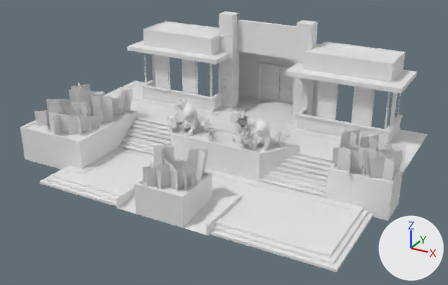
What one commit did to the FBX model Assets/Models/Shops/Chinese.fbx.
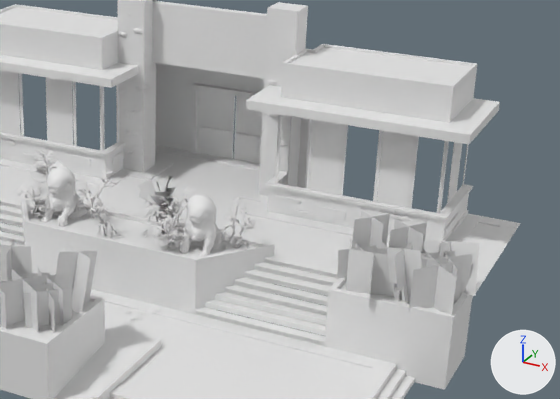
Old and new are each drawn whole from a 50 mm lens placed at (12.11, -18.17, 12.23), pointed at (0.09, 3.68, 1.31) and again close up on the part from 35% to 100% of the width and 7% to 79% of the height. The axes (+X, +Y, +Z) are drawn at lower right. The lights are the same throughout. Materials are left out; every surface is plain grey. Where no turn or scale is listed for an object, it has been applied to the vertices. Vertices at the same position are counted once.

Names of what the first close-up shows: 'door_L', 'door_R', 'exterior', 'plants', 'stairs', 'statue', 'statue2'.
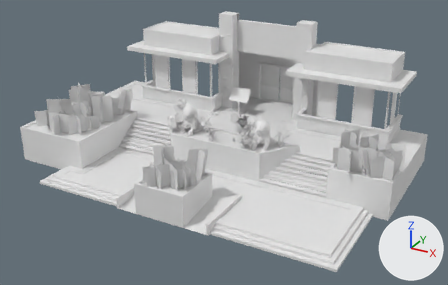
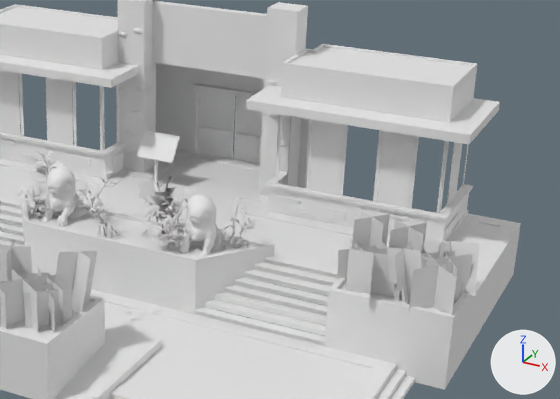
What differs and where, as boxes (x1, y1, x2, y2) in the close-ups (560 x 399 px):
'stairs', reshaped: before (0, 145, 521, 399); after (0, 149, 521, 399)
'menu', added: after (137, 130, 180, 188)
part 1 of me_mesh_001, added: after (465, 224, 521, 355)

The change, as a diff of the scene's bpy script:
```diff
--- a/Assets/Models/Shops/Chinese.fbx.py
+++ b/Assets/Models/Shops/Chinese.fbx.py
@@ me_mesh_001 @@
 # used by ob_stairs; location = (0.47, 0.74, 0.13)
-me_mesh_001.from_pydata(...)  # 681 vertices, 785 faces; spans x -9.0..7.2, y -2.0..9.0, z -0.2..1.2
+me_mesh_001.from_pydata(...)  # 684 vertices, 803 faces; spans x -9.0..7.2, y -2.0..9.0, z -0.2..1.2
+# me_mesh_001 part 1: 8 vertices added at x 7.2, y 3.7..8.2, z -0.2
@@ me_mesh_002_1 @@
+me_mesh_002_1.from_pydata(...)  # 48 vertices, 36 faces; spans x -0.5..0.5, y -0.175..0.331, z 0.0..1.274
@@ ob_menu @@
+ob_menu = bpy.data.objects.new('menu', me_mesh_002_1)
+ob_menu.location = (-0.96, 7.1, 1.27)
```
